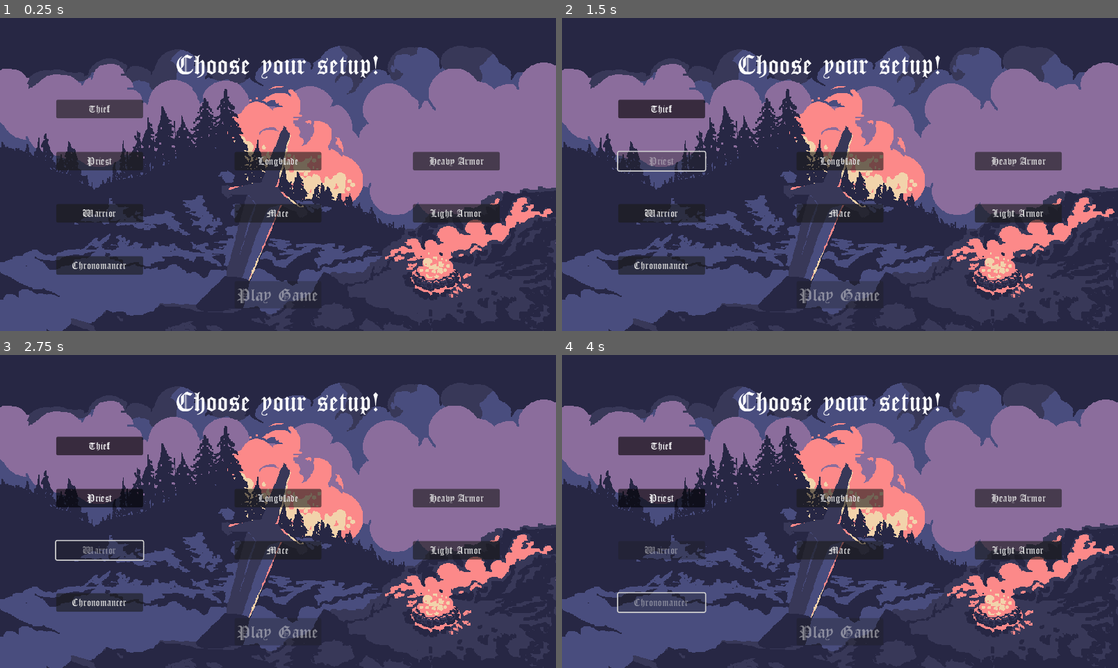
Above: before the commit, frames 1-4 (two rows, left to right).
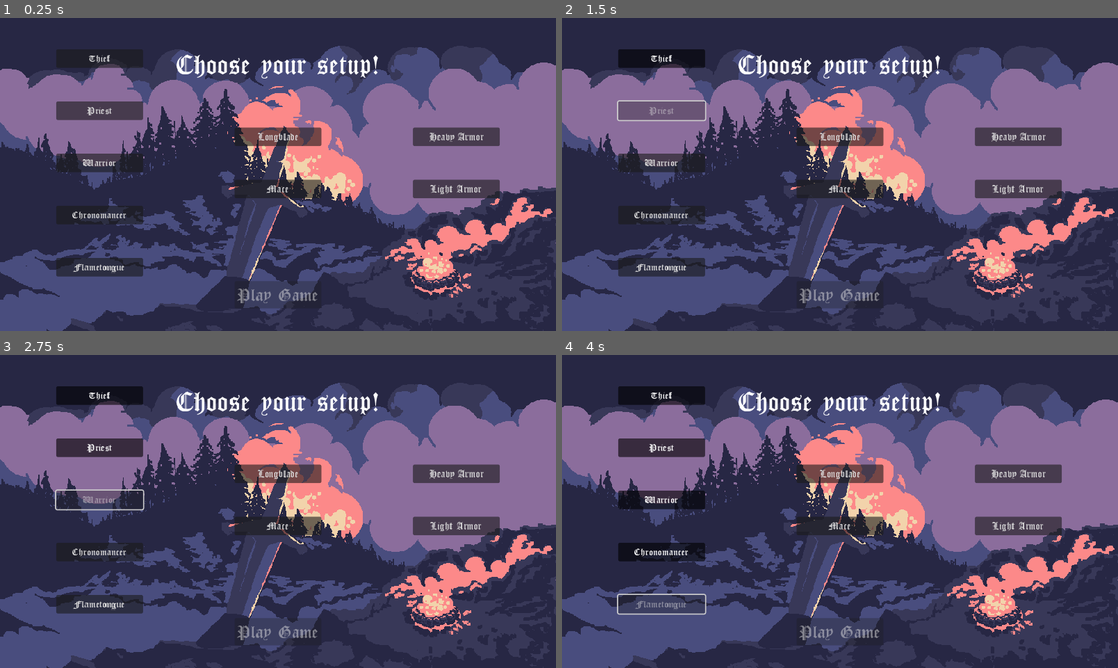
Above: after the commit, the same moments.

Repository: grahamcr4cker/PracticeCards
Game: Godot game, scene res://main_menu.tscn
Two runs of this game, one before a commit and one after it. Both use one fixed random seed, a clock stepped at 60 frames per second and the inputs below.
Inputs (mouse positions are in pixels of both pictures, inside the frame that each line leads up to):
- Up to frame 1 (0.25 s): no input
- Up to frame 2 (1.5 s): click "Thief" at 0.5 s; click "Priest" at 1.25 s
- Up to frame 3 (2.75 s): click "Warrior" at 2 s
- Up to frame 4 (4 s): click "Chronomancer" at 2.75 s; click (662, 605) at 3.5 s, where only the run after the commit has a clickable "Flametongue"

The runs differ from the first frame. In frame 1, 9.4% of the frame differs, in the area x 10-90%, y 10-83%; in frame 2, 11%, in the area x 9-90%, y 10-83%; in frame 3, 11%; in frame 4, 10%.

Commit message:
added new flametongue and fixed display cards component.

Diff:
--- a/Discard.gd
+++ b/Discard.gd
@@ -18,7 +18,6 @@
 	var display_cards = preload("res://display_cards.tscn").instantiate()
 	display_cards.node = self
 	get_tree().get_root().get_node("playspace").add_child(display_cards)
-#	preload("res://display_cards.tscn").instantiate()
 
 
 func _on_mouse_entered():
--- a/card_library.gd
+++ b/card_library.gd
@@ -61,6 +61,14 @@
     "type": "warrior",
     "sub_type": "class_2",
     "cards": []
+}, "wicks": {
+    "type": "flametongue",
+    "sub_type": "class_1",
+    "cards": []
+}, "wax": {
+    "type": "flametongue",
+    "sub_type": "class_2",
+    "cards": []
 }}
 
 
--- a/combat_dungeon.tscn
+++ b/combat_dungeon.tscn
@@ -9,7 +9,7 @@
 [ext_resource type="PackedScene" uid="uid://v2msqv3t8ntg" path="res://roll_result_indicator.tscn" id="7_g8lkh"]
 [ext_resource type="Script" path="res://Attack Button.gd" id="7_yu8p6"]
 [ext_resource type="Script" path="res://Discard.gd" id="11_rlgwj"]
-[ext_resource type="AudioStream" uid="uid://30jqbtlhi5jg" path="res://assets/Music/9L_Battle_Theme.mp3" id="12_komdd"]
+[ext_resource type="AudioStream" uid="uid://mosf4pewpnbw" path="res://assets/Music/Battle Themes/9L Battle Theme 072523.mp3" id="12_yjyti"]
 [ext_resource type="Script" path="res://In Play.gd" id="14_3ktfv"]
 [ext_resource type="PackedScene" uid="uid://b58qxmgmh2jxn" path="res://Card Stack.tscn" id="15_d30cg"]
 
@@ -92,7 +92,8 @@
 cardPoppedSignal = "class2Popped"
 
 [node name="AudioStreamPlayer" type="AudioStreamPlayer" parent="."]
-stream = ExtResource("12_komdd")
+stream = ExtResource("12_yjyti")
+volume_db = -15.0
 autoplay = true
 
 [connection signal="child_exiting_tree" from="hand" to="hand" method="_on_child_exiting_tree"]
--- a/display_cards.tscn
+++ b/display_cards.tscn
@@ -18,7 +18,7 @@
 offset_bottom = 541.0
 
 [node name="Card Holder" type="Node2D" parent="."]
-position = Vector2(477, 195)
+position = Vector2(480, 195)
 script = ExtResource("2_din31")
 
 [connection signal="gui_input" from="Panel" to="." method="_on_panel_gui_input"]
--- a/game_board.gd
+++ b/game_board.gd
@@ -85,6 +85,7 @@
 
 func position_cards(tree, children, holder_node):
 	const ANIMATION_SPEED := .15
+	const MAX_SCREEN_WIDTH = 900
 	# Space between sprites in pixels
 	var space_between = 0
 	# Maximum rotation angle in degrees
@@ -95,6 +96,7 @@
 		for child in children:
 			if child is PlayableCard:
 				child_list.append(child)
+				var card_width = child.texture.get_width()
 		var tween = tree.create_tween().set_parallel(true)
 		if child_list.size() <= 1:
 			for child in child_list:
@@ -102,24 +104,37 @@
 				tween.tween_property(child, "position:x", 0, ANIMATION_SPEED)
 				tween.tween_property(child, "position:y", 5, ANIMATION_SPEED)
 		else:
+			var sprite_count  = child_list.size()
+
 			# Maximum height for the arch in pixels
 			var max_height = 5
 
 			var total_width = 0
+
 			for card in child_list:
 				total_width += card.texture.get_width() + space_between
 
+			if total_width > MAX_SCREEN_WIDTH:
+				var overlap = total_width - MAX_SCREEN_WIDTH
+				space_between = (overlap / (sprite_count - 1)) * -1
+				print("overlap: %d, sprite count: %d, space between: %d" % [overlap, sprite_count, space_between])
+				total_width = MAX_SCREEN_WIDTH - (space_between / 2)
+
+#				for card in child_list:
+#					total_width += card.texture.get_width() + space_between
+
+
 			# Subtract the last space, which is not needed
-			total_width -= space_between
+#			total_width += space_between
 
 			var x_position = -total_width / 2
-			var sprite_count  = child_list.size()
 			var sprite_count_step = round((float(sprite_count) / 3.))
 			max_height += sprite_count_step * (5 + sprite_count_step)
 			var angle_step = 2.0 * max_angle / (sprite_count - 1 if sprite_count > 1 else 1)
 			var current_angle = -max_angle
 			var index = 0
 			for card in child_list:
+				print("x position: %d" % x_position)
 				tween.tween_property(card, "rotation_degrees", current_angle, ANIMATION_SPEED)
 
 				# Using Arch to calculate the arch ;)
--- a/main_menu.gd
+++ b/main_menu.gd
@@ -11,6 +11,7 @@
 @onready var thief_button := $"Selection Wrapper/Class Selection/Thief Option"
 @onready var warrior_button := $"Selection Wrapper/Class Selection/Warrior Option"
 @onready var chronomancer_button := $"Selection Wrapper/Class Selection/Chronomancer Option"
+@onready var flametongue_button := $"Selection Wrapper/Class Selection/Flametongue Option"
 
 
 func _process(delta):
@@ -66,10 +67,14 @@
 		player_suites.erase("venom")
 		player_suites.erase("oracles")
 		player_suites.erase("paths")
+		player_suites.erase("wicks")
+		player_suites.erase("wax")
+		flametongue_button.disabled = false
 		thief_button.disabled = true
 		priest_button.disabled = false
 		warrior_button.disabled = false
 		chronomancer_button.disabled = false
+		flametongue_button.disabled = false
 		print(player_suites)
 
 
@@ -83,10 +88,14 @@
 		player_suites.erase("venom")
 		player_suites.erase("oracles")
 		player_suites.erase("paths")
+		player_suites.erase("wicks")
+		player_suites.erase("wax")
+		flametongue_button.disabled = false
 		priest_button.disabled = true
 		thief_button.disabled = false
 		warrior_button.disabled = false
 		chronomancer_button.disabled = false
+		flametongue_button.disabled = false
 		print(player_suites)
 
 
@@ -100,10 +109,14 @@
 		player_suites.erase("paths")
 		player_suites.erase("suns")
 		player_suites.erase("cures")
+		player_suites.erase("wicks")
+		player_suites.erase("wax")
+		flametongue_button.disabled = false
 		warrior_button.disabled = true
 		thief_button.disabled = false
 		chronomancer_button.disabled = false
 		priest_button.disabled = false
+		flametongue_button.disabled = false
 		print(player_suites)
 
 
@@ -117,10 +130,33 @@
 		player_suites.erase("cures")
 		player_suites.erase("lions")
 		player_suites.erase("standards")
+		player_suites.erase("wicks")
+		player_suites.erase("wax")
+		flametongue_button.disabled = false
 		chronomancer_button.disabled = true
 		thief_button.disabled = false
 		priest_button.disabled = false
-		warrior_button.disabled = true
+		warrior_button.disabled = false
+		print(player_suites)
+
+
+func _on_flametongue_option_toggled(button_pressed):
+	if button_pressed:
+		player_suites.append("wicks")
+		player_suites.append("wax")
+		player_suites.erase("shadows")
+		player_suites.erase("venom")
+		player_suites.erase("suns")
+		player_suites.erase("cures")
+		player_suites.erase("lions")
+		player_suites.erase("standards")
+		player_suites.erase("oracles")
+		player_suites.erase("paths")
+		flametongue_button.disabled = true
+		chronomancer_button.disabled = false
+		thief_button.disabled = false
+		priest_button.disabled = false
+		warrior_button.disabled = false
 		print(player_suites)
 
 
@@ -151,6 +187,10 @@
 				add_cards_to_player_deck(CardLibrary.suits["lions"].cards)
 			"standards":
 				add_cards_to_player_deck(CardLibrary.suits["standards"].cards)
+			"wicks":
+				add_cards_to_player_deck(CardLibrary.suits["wicks"].cards)
+			"wax":
+				add_cards_to_player_deck(CardLibrary.suits["wax"].cards)
 			_:
 				pass
 	GameBoard.shuffle_deck()
--- a/main_menu.tscn
+++ b/main_menu.tscn
@@ -4,7 +4,7 @@
 [ext_resource type="PackedScene" uid="uid://brppovmkem038" path="res://suite_option.tscn" id="2_c5g1y"]
 [ext_resource type="Texture2D" uid="uid://bdm1njhkxoco7" path="res://assets/Backgrounds/Selectscreen.png" id="2_pjfhq"]
 [ext_resource type="FontFile" uid="uid://diqt2vii6tchx" path="res://assets/Fonts/CloisterBlack.ttf" id="3_dbggg"]
-[ext_resource type="AudioStream" uid="uid://6xiv3uxes1pn" path="res://assets/Music/Title_Screen_Alt.mp3" id="4_fvefe"]
+[ext_resource type="AudioStream" uid="uid://1nrqxsc300s1" path="res://assets/Music/Title Theme/9L Title Screen 072523.mp3" id="5_7kyl2"]
 
 [node name="main_menu" type="Control"]
 layout_mode = 3
@@ -58,7 +58,7 @@
 anchor_top = 0.5
 anchor_right = 1.0
 anchor_bottom = 0.5
-offset_top = -127.0
+offset_top = -211.0
 offset_bottom = 171.0
 grow_horizontal = 2
 grow_vertical = 2
@@ -108,6 +108,17 @@
 theme_override_font_sizes/font_size = 18
 toggle_mode = true
 text = "Chronomancer"
+
+[node name="HSpacer4" type="Control" parent="Selection Wrapper/Class Selection"]
+custom_minimum_size = Vector2(0, 50)
+layout_mode = 2
+
+[node name="Flametongue Option" parent="Selection Wrapper/Class Selection" instance=ExtResource("2_c5g1y")]
+layout_mode = 2
+theme_override_fonts/font = ExtResource("3_dbggg")
+theme_override_font_sizes/font_size = 18
+toggle_mode = true
+text = "Flametongue"
 
 [node name="VSpacer" type="Control" parent="Selection Wrapper"]
 custom_minimum_size = Vector2(150, 0)
@@ -166,7 +177,8 @@
 text = "Light Armor"
 
 [node name="AudioStreamPlayer" type="AudioStreamPlayer" parent="."]
-stream = ExtResource("4_fvefe")
+stream = ExtResource("5_7kyl2")
+volume_db = -15.0
 autoplay = true
 
 [connection signal="pressed" from="Play Game" to="." method="_on_play_game_pressed"]
@@ -174,6 +186,7 @@
 [connection signal="toggled" from="Selection Wrapper/Class Selection/Priest Option" to="." method="_on_priest_option_toggled"]
 [connection signal="toggled" from="Selection Wrapper/Class Selection/Warrior Option" to="." method="_on_warrior_option_toggled"]
 [connection signal="toggled" from="Selection Wrapper/Class Selection/Chronomancer Option" to="." method="_on_chronomancer_option_toggled"]
+[connection signal="toggled" from="Selection Wrapper/Class Selection/Flametongue Option" to="." method="_on_flametongue_option_toggled"]
 [connection signal="toggled" from="Selection Wrapper/Weapon Selection/Longblade Option" to="." method="_on_longblade_option_toggled"]
 [connection signal="toggled" from="Selection Wrapper/Weapon Selection/Mace Option" to="." method="_on_mace_option_toggled"]
 [connection signal="toggled" from="Selection Wrapper/Armor Selection/Heavy Armor Option" to="." method="_on_heavy_armor_option_toggled"]
--- a/project.godot
+++ b/project.godot
@@ -12,7 +12,7 @@
 
 config/name="9 Th Life Game"
 run/main_scene="res://main_menu.tscn"
-config/features=PackedStringArray("4.0", "Mobile")
+config/features=PackedStringArray("4.1", "Mobile")
 config/icon="res://icon.svg"
 
 [autoload]
@@ -34,7 +34,7 @@
 
 leftclick={
 "deadzone": 0.5,
-"events": [Object(InputEventMouseButton,"resource_local_to_s …(205 unchanged characters)… r2(0, 0),"factor":1.0,"button_index":1,"pressed":false,"double_click":false,"script":null)
+"events": [Object(InputEventMouseButton,"resource_local_to_s …(205 unchanged characters)… r2(0, 0),"factor":1.0,"button_index":1,"canceled":false,"pressed":false,"double_click":false,"script":null)
 ]
 }
 quit={
Not shown, changed: assets/Music/Battle Themes/9L Battle Theme 072523.mp3.import
Not shown, changed: assets/Music/Title Theme/9L Title Screen 072523.mp3.import
